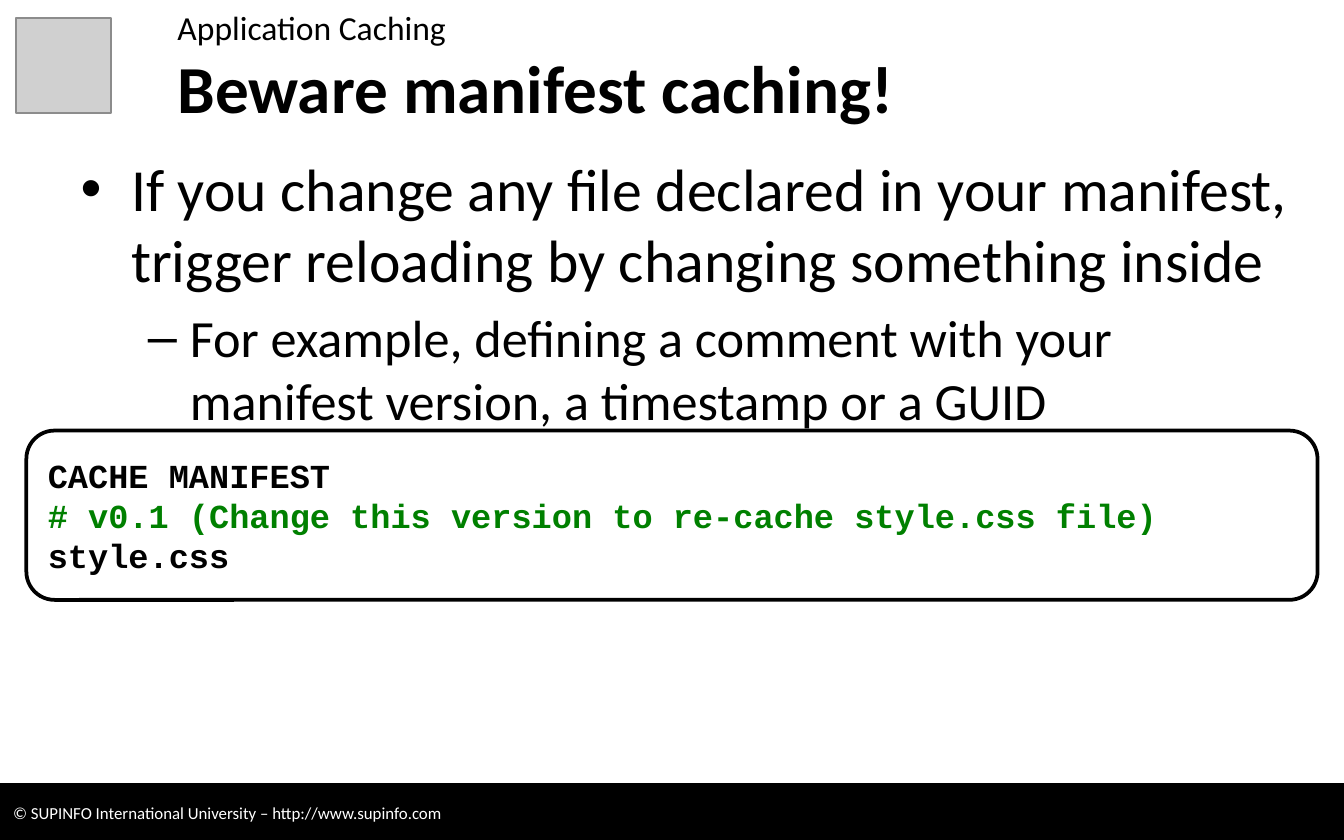
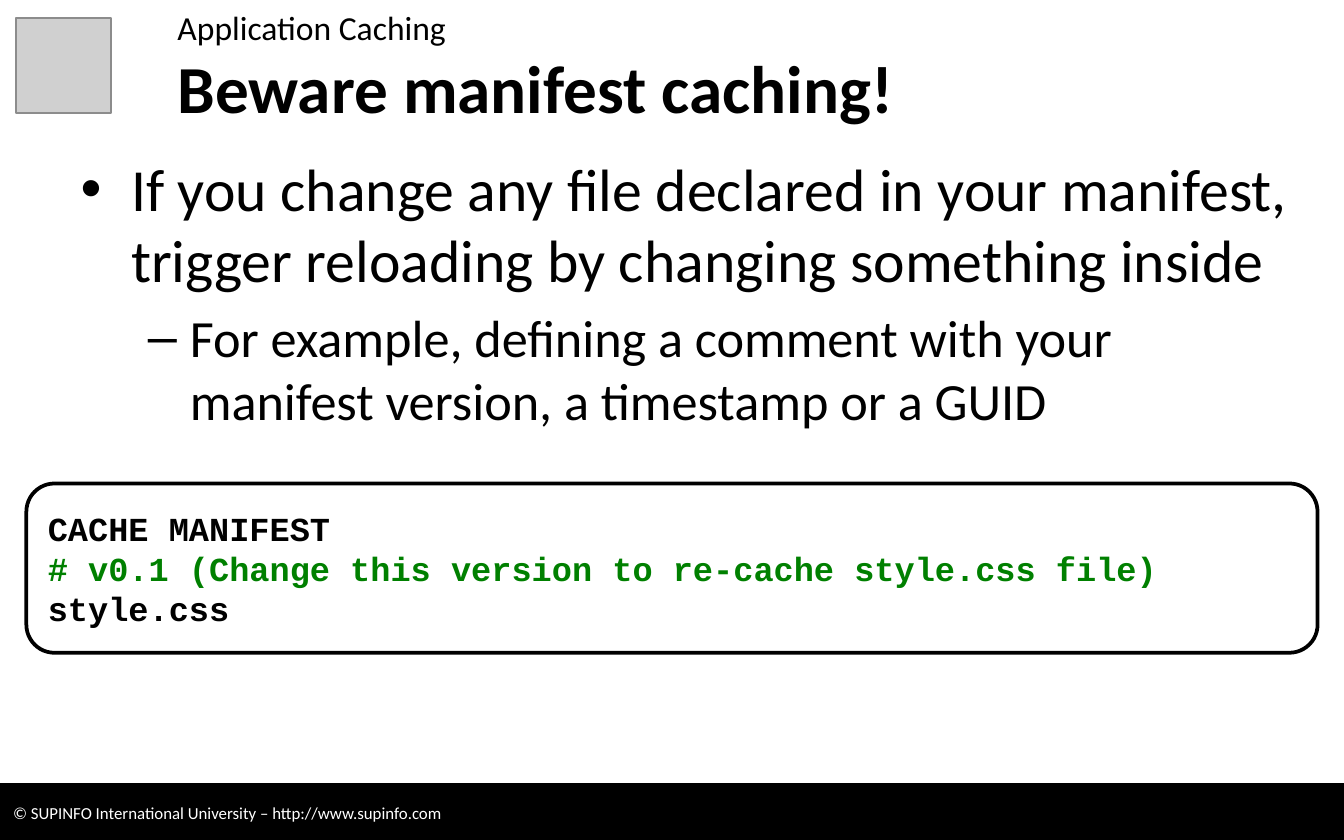
Before and after one commit to CodeCourses/3WEB, a slide deck: slide 29 of 09 - HTML5 - Offline features [RC without Labs].pptx (slide 27 before the commit). Drawn at 1344x840 pixels with LibreOffice and Linux fonts; fonts in the diff are those of the drawing; grey boxes stand for pictures; background and template pictures are left out. Boxes give left, top, right and bottom in pixels: in the first picture for what was removed or moved away, otherwise in the second. Text is boxed around its words. In the diff, an @@ line names an element or a change of style, - is before the commit and + after.

```diff
--- a/09 - HTML5 - Offline features [RC without Labs].pptx
+++ b/09 - HTML5 - Offline features [RC without Labs].pptx
@@ rounded rectangle "CACHE MANIFEST": place and size @@
-rounded rectangle "CACHE MANIFEST" at <box>27,430,1318,599</box>
+rounded rectangle "CACHE MANIFEST" at <box>27,484,1318,653</box>
```
Also in this commit, not shown: 7 other slides changed, 3 slides added, 1 slide removed, 4 other files.
